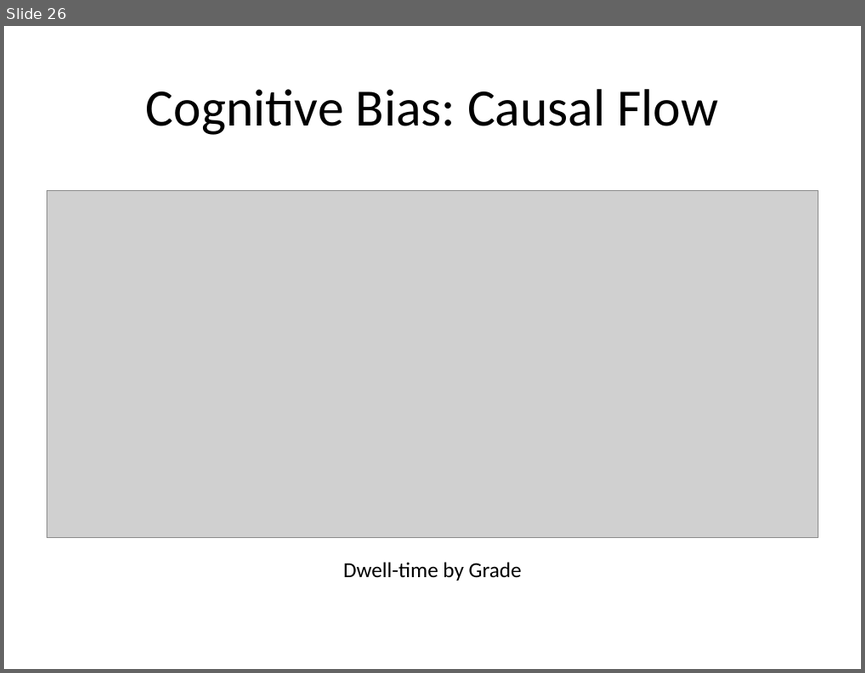
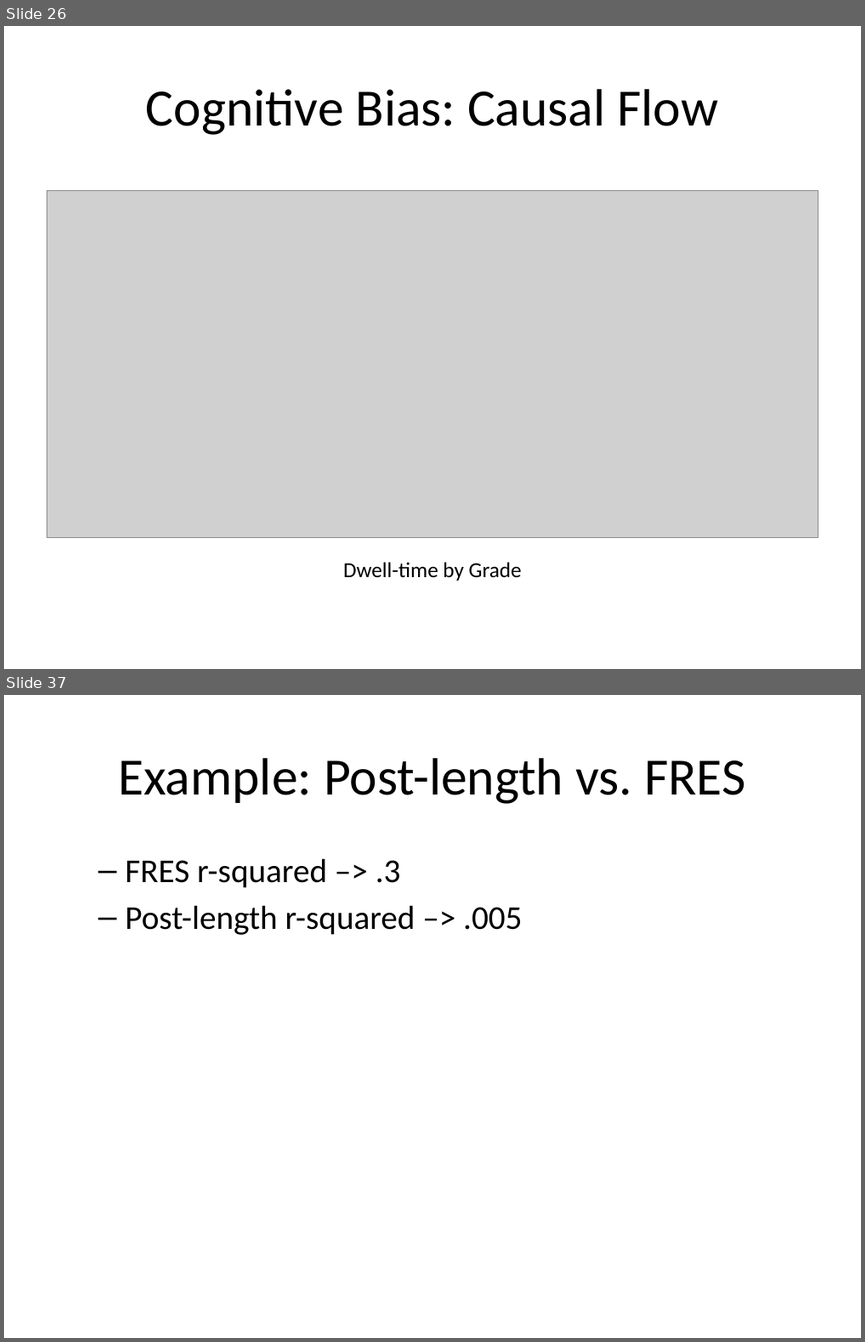
Before and after one commit to dietrichson/newport_2019, a slide deck: presentation/Learning_analytics_Newport_2019.pptx. Shown one above the other, each under a label of ours: slide 26 before the commit, slides 26 and 37 after it; the slides between them are not shown. The pictures are 865x673 and 865x1342 pixels, drawn with LibreOffice and Linux fonts; fonts in the diff are those of the drawing; grey boxes stand for pictures. Boxes give left, top, right and bottom in pixels: in the first picture for what was removed or moved away, otherwise in the second. Text is boxed around its words. In the diff, an @@ line names an element or a change of style, - is before the commit and + after.

```diff
--- a/presentation/Learning_analytics_Newport_2019.pptx
+++ b/presentation/Learning_analytics_Newport_2019.pptx
@@ slide 37 added at [4, 695, 861, 1338], background #FFFFFF @@
@@ title added at [118, 758, 745, 804], 44 pt, text #000000 @@
+Example: Post-length vs. FRES
@@ text added at [125, 858, 522, 935], 28 pt, text #000000 @@
+  – FRES r-squared –> .3
+  – Post-length r-squared –> .005
```
Also in this commit, not shown: 7 slides changed, 13 other slides added, 2 slides removed, 12 other files.
